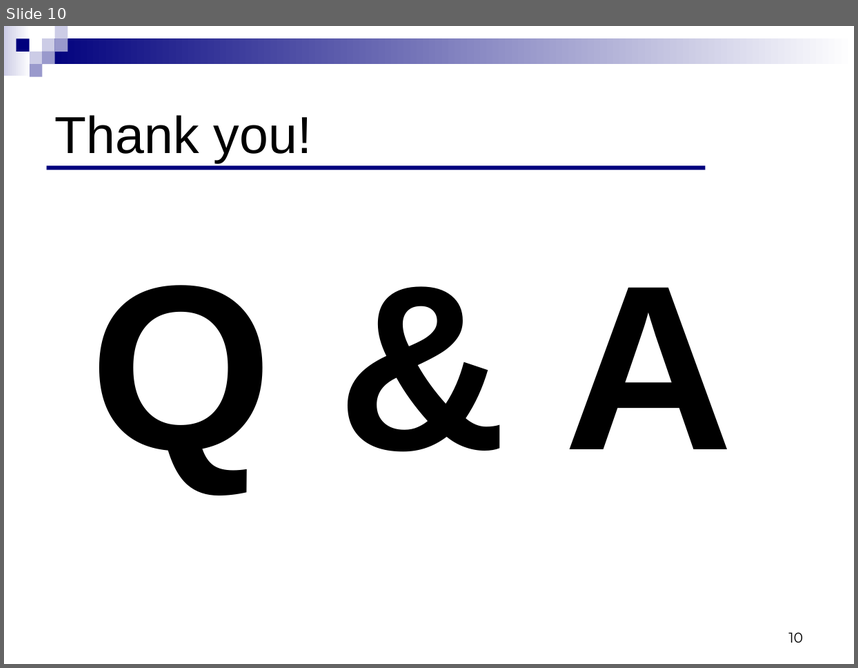
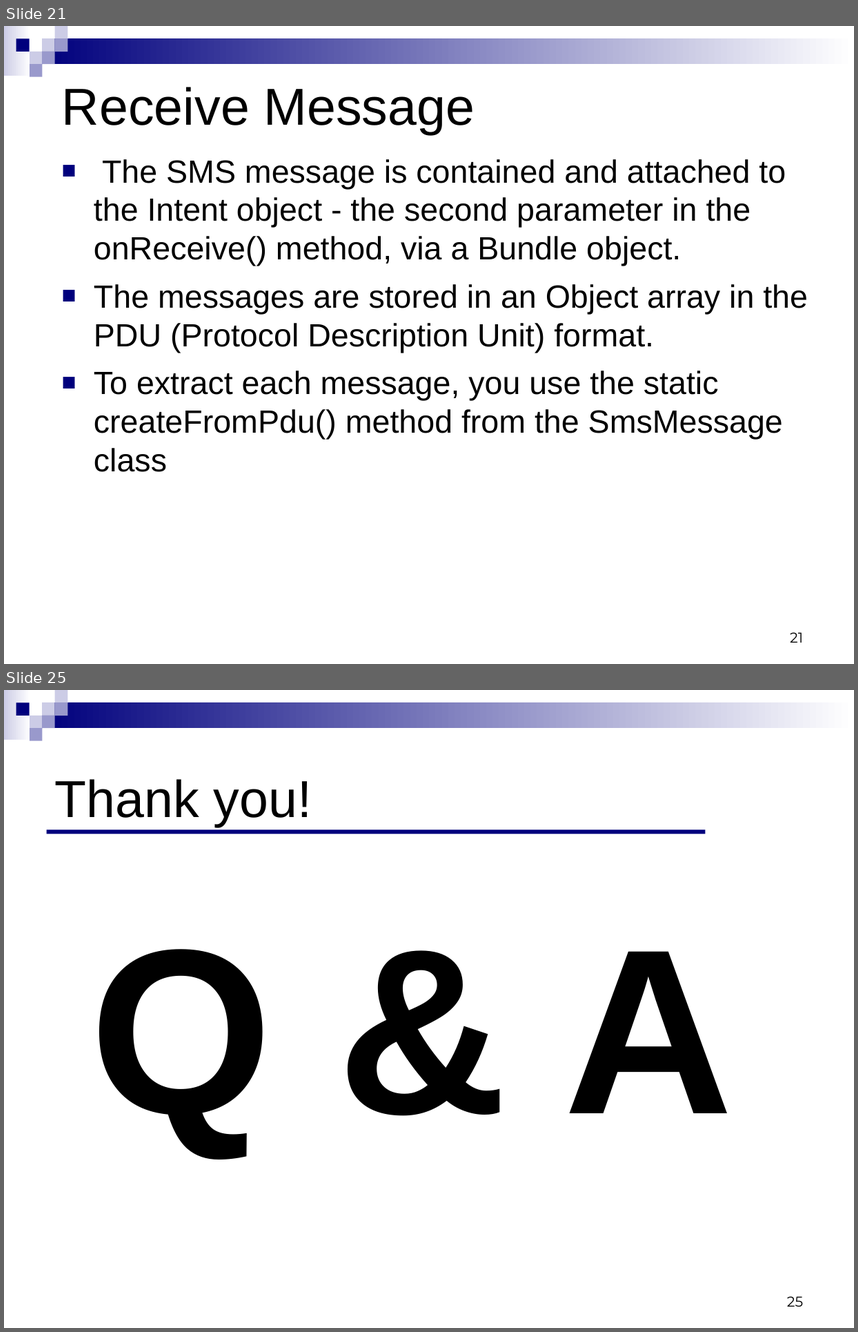
Before and after one commit to ndavidor/SmsTelephony, a slide deck: Telephony&SMS.ppt. Shown one above the other, each under a label of ours: slide 10 before the commit, slides 21 and 25 after it; the slides between them are not shown. The pictures are 858x668 and 858x1332 pixels, drawn with LibreOffice and Linux fonts; fonts in the diff are those of the drawing. Boxes give left, top, right and bottom in pixels: in the first picture for what was removed or moved away, otherwise in the second. Text is boxed around its words. In the diff, an @@ line names an element or a change of style, - is before the commit and + after.

```diff
--- a/Telephony&SMS.ppt
+++ b/Telephony&SMS.ppt
@@ slide 21 added at [4, 26, 854, 664], background #FFFFFF; not listed: 9 template elements that a slide beside it also shows @@
@@ title added at [62, 87, 475, 134], 44 pt, text #000000 @@
+Receive Message
@@ text added at [94, 159, 808, 472], 27.2 pt, text #000000 @@
+■ The SMS message is contained and attached to the Intent object - the second parameter in the onReceive() method, via a Bundle object.
+■ The messages are stored in an Object array in the PDU (Protocol Description Unit) format.
+■ To extract each message, you use the static createFromPdu() method from the SmsMessage class
@@ page number added at [790, 632, 803, 642], 12 pt, text #000000 @@
+21
@@ what was slide 10 is now slide 25 @@
@@ page number at [787, 1296, 803, 1306]: text changed @@
-10
+25
```
Also in this commit, not shown: 1 slide changed, 17 other slides added, 3 slides removed.
